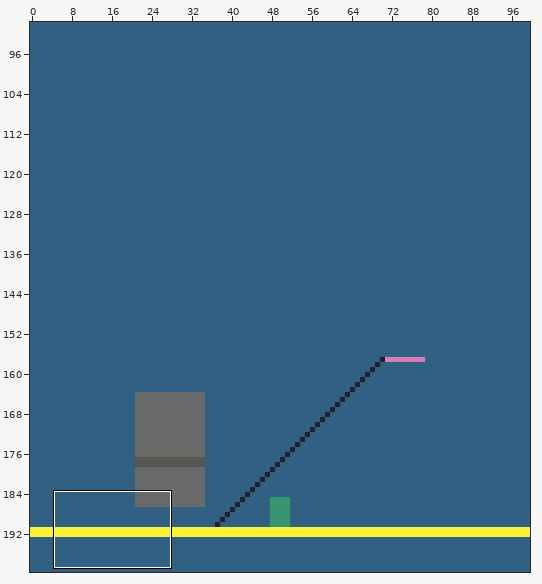
Two versions of a level (Tiled map, PartTimeSpaceHero/Resources/res/graphics/map_files/dev_level.tmx). The first picture is a wide view before the edit; the outline marks the close-up.
Close-up. Earlier state:
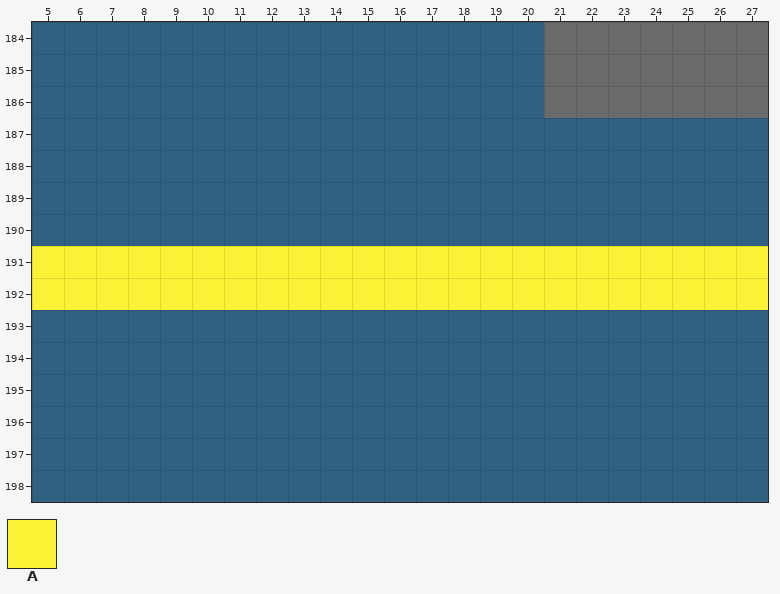
Cells are 8x8 px. Shown: x 5..27, y 184..198.
Key: from "db32_border": A 8.
_ is an empty cell.
Layers that did not change in this view are not listed.
Layer "walls" before, first column x 5:
184 _______________________
185 _______________________
186 _______________________
187 _______________________
188 _______________________
189 _______________________
190 _______________________
191 AAAAAAAAAAAAAAAAAAAAAAA
192 AAAAAAAAAAAAAAAAAAAAAAA
193 _______________________
194 _______________________
195 _______________________
196 _______________________
197 _______________________
198 _______________________
After the commit:
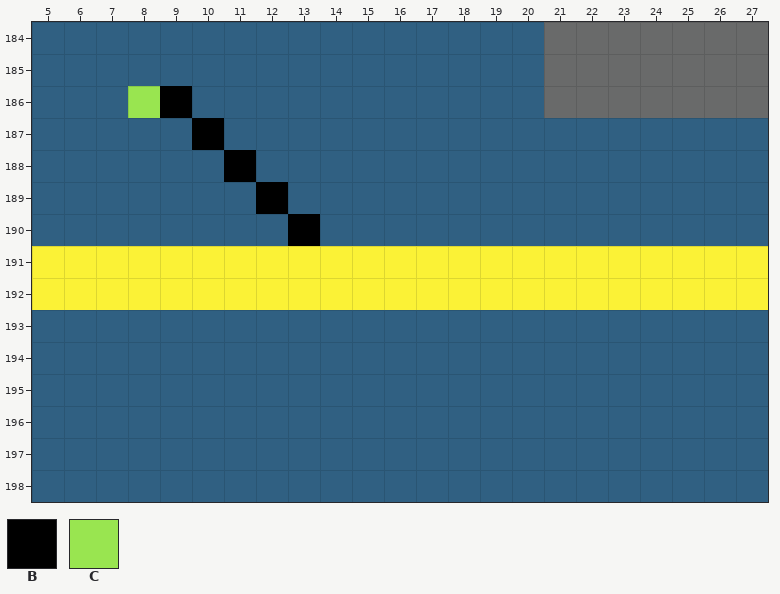
Further tiles: from "db32_border": B 0, C 9.
Edits made:
Layer "walls":
y 186: x 8..9 __ -> CB
y 187: x 10 _ -> B
y 188: x 11 _ -> B
y 189: x 12 _ -> B
y 190: x 13 _ -> B
Boxes around the changes in both close-ups, in picture pixels (x1, y1, x2, y2):
added: (128, 86, 320, 246)
